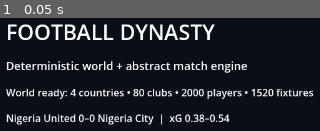
Above: before the commit, frame 1.
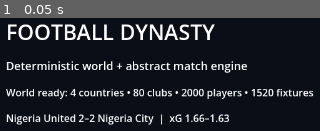
Above: after the commit, the same moment.

Repository: eghosa001/football-manager
Game: Godot game, scene res://game/scenes/main.tscn
The game is run twice, just before and just after one commit, with the same random seed, the same clock (stepped at 60 frames per second) and the same inputs.
Inputs:
- Up to frame 1 (0.05 s): no input

The runs differ from the first frame. In frame 1, 0.6% of the frame differs, in the area x 24-72%, y 84-93%.

Commit message:
Calibrate abstract match shot and goal generation

Diff:
--- a/simulation/match/abstract_match_engine.gd
+++ b/simulation/match/abstract_match_engine.gd
@@ -54,11 +54,11 @@
 
 func _simulate_possession(result: Dictionary, side: String, lineup: Array, opponent: Array, minute: int, rng) -> void:
 	var stats: Dictionary = result.stats[side]
-	var pass_attempts: int = rng.randi_range(1, 7)
+	var pass_attempts: int = rng.randi_range(1, 4)
 	var passer: Dictionary = rng.pick(lineup)
 	for _i in range(pass_attempts):
 		stats.passes += 1
-		var pass_probability: float = clampf(0.66 + (_player_quality(passer) - 50.0) * 0.0025, 0.54, 0.88)
+		var pass_probability: float = clampf(0.72 + (_player_quality(passer) - 50.0) * 0.0025, 0.60, 0.90)
 		if rng.chance(pass_probability):
 			stats.completed_passes += 1
 			result.events.append({"minute": minute, "type": "pass", "side": side, "player_id": passer.id, "outcome": "complete"})
@@ -69,7 +69,7 @@
 
 	var team_quality: float = _lineup_strength(lineup)
 	var opponent_quality: float = _lineup_strength(opponent)
-	var shot_probability: float = clampf(0.13 + (team_quality - opponent_quality) * 0.003, 0.08, 0.24)
+	var shot_probability: float = clampf(0.38 + (team_quality - opponent_quality) * 0.004, 0.24, 0.52)
 	if not rng.chance(shot_probability):
 		return
 
@@ -77,12 +77,12 @@
 	var xg: float = _shot_xg(shooter, rng)
 	stats.shots += 1
 	stats.xg += xg
-	var on_target_probability: float = clampf(0.30 + (_player_quality(shooter) - 50.0) * 0.003, 0.22, 0.55)
-	var on_target: bool = rng.chance(on_target_probability)
+	var goal_probability: float = clampf(xg * (0.82 + _player_quality(shooter) / 300.0), 0.01, 0.70)
+	var goal: bool = rng.chance(goal_probability)
+	var on_target_probability: float = clampf(0.30 + (_player_quality(shooter) - 50.0) * 0.003, 0.24, 0.52)
+	var on_target: bool = goal or rng.chance(on_target_probability)
 	if on_target:
 		stats.shots_on_target += 1
-	var goal_probability: float = xg * (0.75 + _player_quality(shooter) / 200.0)
-	var goal: bool = on_target and rng.chance(goal_probability)
 	if goal:
 		stats.goals += 1
 		if side == "home":
@@ -192,10 +192,10 @@
 	return rng.pick(attacking if not attacking.is_empty() else lineup)
 
 func _shot_xg(shooter: Dictionary, rng) -> float:
-	var base: float = rng.randf_range(0.04, 0.34)
+	var base: float = rng.randf_range(0.02, 0.23)
 	if shooter.position == "ST":
-		base += 0.035
-	return clampf(base, 0.02, 0.55)
+		base += 0.02
+	return clampf(base, 0.01, 0.45)
 
 func _ids(players: Array) -> Array:
 	var ids: Array = []
